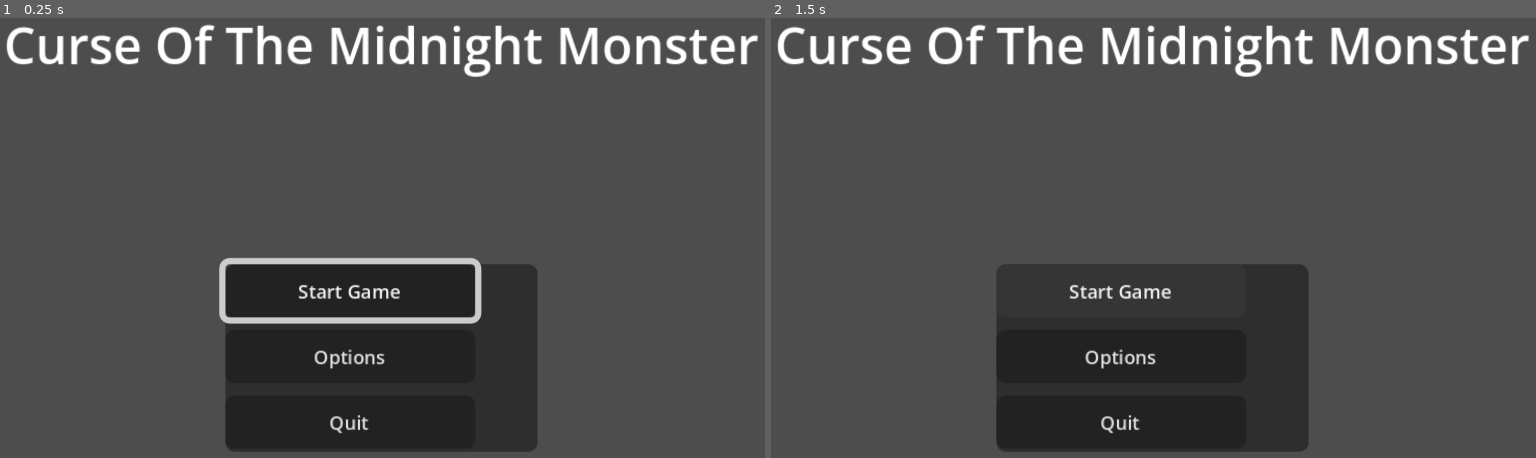
Above: before the commit, frames 1-2 (left to right).
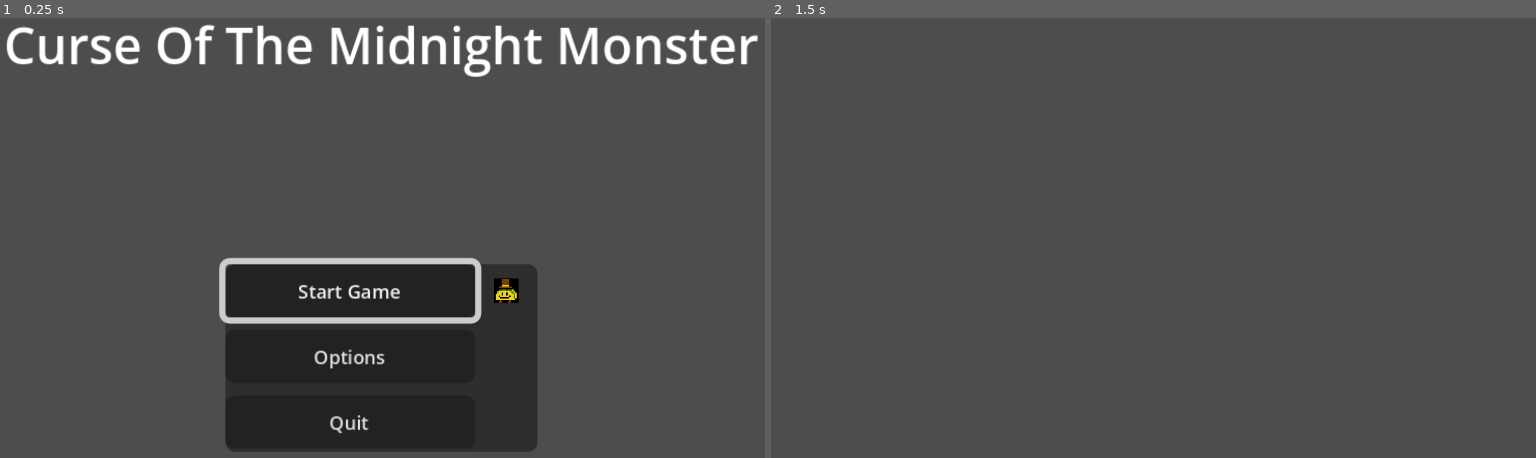
Above: after the commit, the same moments.

Repository: Octoan1/NES-Jam-2026
Game: Godot game, scene res://Scenes/conner_scene.tscn
Two runs of this game, one before a commit and one after it. Both use one fixed random seed, a clock stepped at 60 frames per second and the inputs below. This scene is started directly instead of the project's main scene.
Inputs (mouse positions are in pixels of both pictures, inside the frame that each line leads up to):
- Up to frame 1 (0.25 s): no input
- Up to frame 2 (1.5 s): click "Start Game" at 0.5 s; click (1122, 290) at 1.25 s, where only the run before the commit has a clickable "Start Game"

The runs differ from the first frame. In frame 1, 0.2% of the frame differs, in the area x 64-68%, y 59-65%; in frame 2, 17%, in the area x 0-100%, y 1-99%.
Error before the commit: Cannot call method 'queue_free' on a null value. (res://Scripts/ui_manager.gd:9)

Commit message:
Main Menu Update
- Improved the main menu UI

Diff:
--- a/Scenes/conner_scene.tscn
+++ b/Scenes/conner_scene.tscn
@@ -3,7 +3,7 @@
 [ext_resource type="Script" uid="uid://dib85ovnfapt1" path="res://Scripts/ui_manager.gd" id="1_e3yc7"]
 [ext_resource type="PackedScene" uid="uid://xsjlb0si8fwb" path="res://Scenes/main_menu.tscn" id="1_qyrtj"]
 
-[node name="ConnerScene" type="Node2D" unique_id=332362889]
+[node name="GameManager" type="Node2D" unique_id=332362889]
 
 [node name="UiManager" type="Node" parent="." unique_id=1766197533]
 script = ExtResource("1_e3yc7")
--- a/Scenes/main_menu.gd
+++ b/Scenes/main_menu.gd
@@ -1,5 +1,12 @@
 extends Control
 @onready var start_button: Button = $Panel/Buttons/StartButton
+@onready var options_button: Button = $Panel/Buttons/OptionsButton
+@onready var quit_button: Button = $Panel/Buttons/QuitButton
+
+
+@onready var selector: Sprite2D = $Panel/Selector
+
+
 
 signal start_game
 
@@ -14,3 +21,16 @@
 
 func _on_quit_button_pressed() -> void:
 	get_tree().quit()
+
+# Focus selector logic
+func _on_start_button_focus_entered() -> void:
+	selector.global_position.x = start_button.global_position.x + 90
+	selector.global_position.y = start_button.global_position.y + 8.5
+
+func _on_options_button_focus_entered() -> void:
+	selector.global_position.x = options_button.global_position.x + 90
+	selector.global_position.y = options_button.global_position.y + 8.5
+
+func _on_quit_button_focus_entered() -> void:
+	selector.global_position.x = quit_button.global_position.x + 90
+	selector.global_position.y = quit_button.global_position.y + 8.5
--- a/Scenes/main_menu.tscn
+++ b/Scenes/main_menu.tscn
@@ -1,6 +1,7 @@
 [gd_scene format=3 uid="uid://xsjlb0si8fwb"]
 
 [ext_resource type="Script" uid="uid://btsec807n3fno" path="res://Scenes/main_menu.gd" id="1_28flt"]
+[ext_resource type="Texture2D" uid="uid://ci7rh4054c1u0" path="res://Assets/Taco_Top_Hat.png" id="2_48xlc"]
 
 [node name="MainMenu" type="Control" unique_id=348174747]
 layout_mode = 3
@@ -58,6 +59,14 @@
 theme_override_font_sizes/font_size = 6
 text = "Quit"
 
+[node name="Selector" type="Sprite2D" parent="Panel" unique_id=1651033583]
+position = Vector2(89.99999, 9.999999)
+scale = Vector2(0.02, 0.02)
+texture = ExtResource("2_48xlc")
+
+[connection signal="focus_entered" from="Panel/Buttons/StartButton" to="." method="_on_start_button_focus_entered"]
 [connection signal="pressed" from="Panel/Buttons/StartButton" to="." method="_on_start_button_pressed"]
+[connection signal="focus_entered" from="Panel/Buttons/OptionsButton" to="." method="_on_options_button_focus_entered"]
 [connection signal="pressed" from="Panel/Buttons/OptionsButton" to="." method="_on_options_button_pressed"]
+[connection signal="focus_entered" from="Panel/Buttons/QuitButton" to="." method="_on_quit_button_focus_entered"]
 [connection signal="pressed" from="Panel/Buttons/QuitButton" to="." method="_on_quit_button_pressed"]
--- a/Scripts/ui_manager.gd
+++ b/Scripts/ui_manager.gd
@@ -1,10 +1,12 @@
 extends Node
 
-@onready var main_menu: Node2D = $"../MainMenu"
+@onready var main_menu: Control = $"../CanvasLayer/MainMenu"
 
 func _ready():
 	pass
 
 func _on_main_menu_start_game() -> void:
-	main_menu.queue_free()
 	#game_scene.instantiate()
+
+	if main_menu:
+		main_menu.queue_free()
